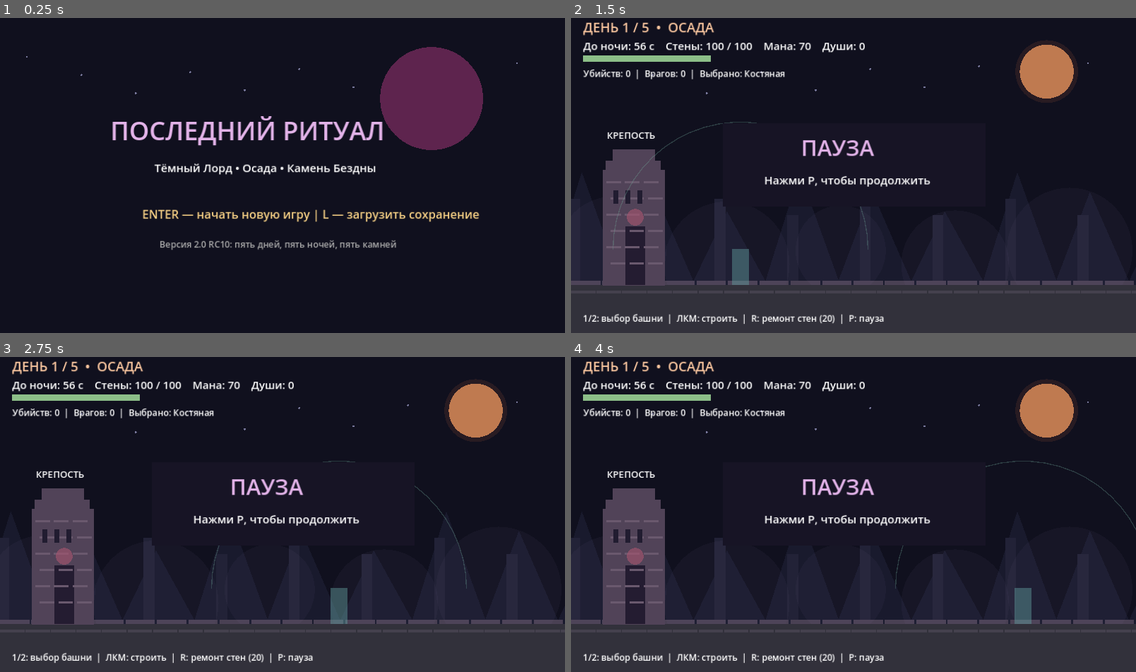
Above: before the commit, frames 1-4 (two rows, left to right).
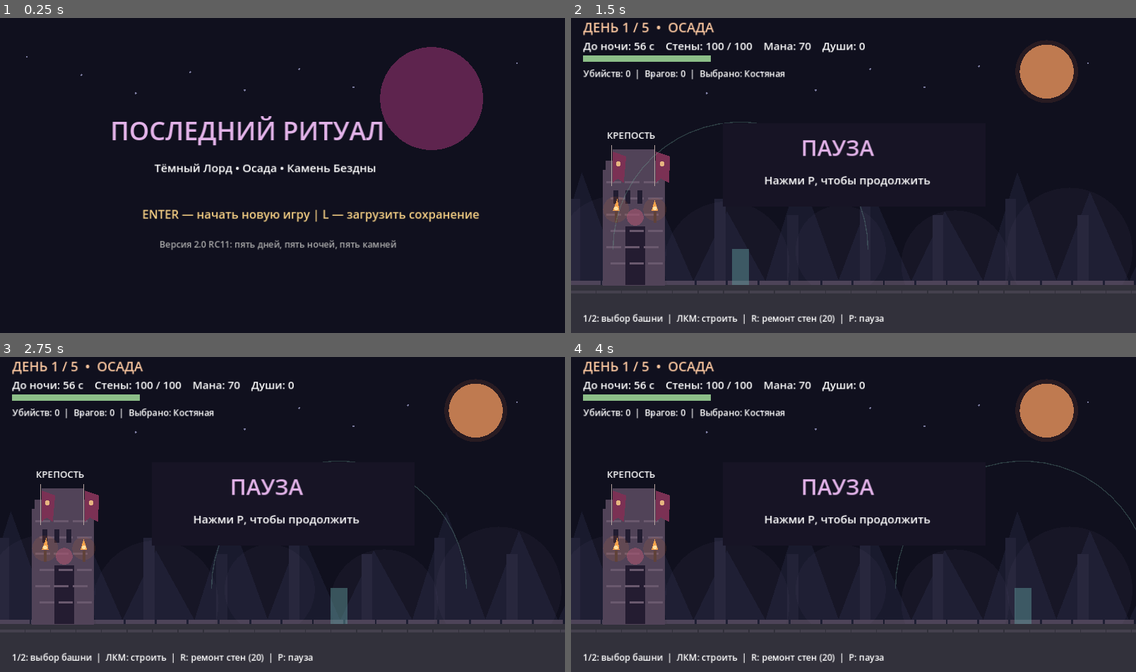
Above: after the commit, the same moments.

Repository: DoctorStrangeSH/Last-Ritual
Game: Godot game, scene res://scenes/main.tscn
The game is run twice, just before and just after one commit, with the same random seed, the same clock (stepped at 60 frames per second) and the same inputs.
Inputs (mouse positions are in pixels of both pictures, inside the frame that each line leads up to):
- Up to frame 1 (0.25 s): no input
- Up to frame 2 (1.5 s): tap Enter (ui_accept) at 0.5, 0.77, 1.25 s; move the mouse to (977, 159) at 0.52 s; hold Right (ui_right) 0.53-1.28 s; tap P at 0.6 s; click (977, 159) at 0.67 s; move the mouse to (740, 191) at 1.27 s; hold Left (ui_left) from 1.28 s (still down); tap L at 1.35 s
- Up to frame 3 (2.75 s): tap Enter (ui_accept) at 1.52, 2 s; move the mouse to (339, 442) at 2.02 s; release Left (ui_left) at 2.03 s; hold Right (ui_right) from 2.03 s (still down); tap Keypad Enter at 2.1 s
- Up to frame 4 (4 s): tap Enter (ui_accept) at 2.75, 3.02, 3.5, 3.77 s; move the mouse to (825, 577) at 2.77 s; release Right (ui_right) at 2.78 s; hold W 2.78-3.53 s; tap R at 2.85 s; click (825, 577) at 2.92 s; move the mouse to (1023, 561) at 3.52 s; hold Left (ui_left) from 3.53 s (still down); tap 1 at 3.6 s

The runs differ from the first frame. In frame 1, less than 0.1% of the frame differs, in the area x 39-41%, y 70-73%; in frame 2, 0.5%; in frame 3, 0.5%, in the area x 7-18%, y 40-66%; in frame 4, 0.5%.

Commit message:
visuals: add waving banners torches and tower details

Diff:
--- a/scripts/main.gd
+++ b/scripts/main.gd
@@ -1,5 +1,5 @@
 extends Node2D
-## Last Ritual v2.0-rc10: atmospheric lighting and fog, Godot 4.2+
+## Last Ritual v2.0-rc11: fortress banners and torchlight, Godot 4.2+
 const W := 1152.0
 const H := 648.0
 const FLOOR := 550.0
@@ -713,7 +713,7 @@
         label("ПОСЛЕДНИЙ РИТУАЛ", 225, 255, 52, Color("e3b3e9"))
         label("Тёмный Лорд • Осада • Камень Бездны", 315, 320, 23)
         label("ENTER — начать новую игру | L — загрузить сохранение", 290, 415, 24, Color("f5cf84"))
-        label("Версия 2.0 RC10: пять дней, пять ночей, пять камней", 325, 474, 18, Color("aaaaaa"))
+        label("Версия 2.0 RC11: пять дней, пять ночей, пять камней", 325, 474, 18, Color("aaaaaa"))
         return
     if phase == "win" or phase == "lose":
         label("РИТУАЛ ЗАВЕРШЁН" if phase == "win" else "КРЕПОСТЬ ПАЛА", 300, 275, 48, Color("a9e4bc") if phase == "win" else Color("ff7777"))
@@ -751,10 +751,30 @@
                 box(Rect2(86 + j * 25, 357, 10, 28), Color("211c30"))
             draw_circle(Vector2(131, 412), 17, Color("aa5570", 0.6))
             label("КРЕПОСТЬ", 73, 252, 19)
+            # Cloth banners move gently; purely decorative, no physics or RNG.
+            for banner in range(2):
+                var bx := 83.0 + float(banner) * 88.0
+                var sway := sin(atmosphere_clock * 2.4 + float(banner) * 1.9) * 7.0
+                draw_line(Vector2(bx, 265), Vector2(bx, 349), Color("b7a4a0"), 2.0)
+                draw_colored_polygon(PackedVector2Array([Vector2(bx + 2, 278), Vector2(bx + 29 + sway * 0.35, 288), Vector2(bx + 23 + sway, 342), Vector2(bx + 12, 333), Vector2(bx + 2, 342)]), Color("7b3154"))
+                draw_circle(Vector2(bx + 13 + sway * 0.3, 303), 5.0, Color("e7b580"))
+            # Warm torch pools and animated flames along the fortress wall.
+            for torch in range(2):
+                var fx := 92.0 + float(torch) * 79.0
+                var flicker := sin(atmosphere_clock * 10.0 + float(torch) * 2.3)
+                draw_circle(Vector2(fx, 396), 24.0 + flicker * 3.0, Color(1.0, 0.48, 0.16, 0.10))
+                box(Rect2(fx - 3.0, 400, 6, 23), Color("604239"))
+                draw_colored_polygon(PackedVector2Array([Vector2(fx - 7.0, 399), Vector2(fx + flicker * 3.0, 377.0 - flicker * 3.0), Vector2(fx + 7.0, 399)]), Color("f6a24c"))
+                draw_circle(Vector2(fx, 394), 4.0, Color("ffe0a0"))
             for tower in towers:
                 var tx: float = tower["x"]
                 box(Rect2(tx - 17, FLOOR - 74, 34, 74), Color("9a8a9e") if tower["type"] == "bone" else Color("a65542"))
                 draw_circle(Vector2(tx, FLOOR - 82), 20, Color("8a8190") if float(tower.get("disabled", 0.0)) > 0.0 else (Color("8ad0d1") if tower["type"] == "bone" else Color("ff965d")))
+                box(Rect2(tx - 21.0, FLOOR - 77.0, 42, 7), Color("4c4459"))
+                for crenel in range(3):
+                    box(Rect2(tx - 18.0 + float(crenel) * 13.0, FLOOR - 89.0, 9, 13), Color("85728b") if tower["type"] == "bone" else Color("904739"))
+                if float(tower.get("disabled", 0.0)) > 0.0:
+                    draw_line(Vector2(tx - 12, FLOOR - 96), Vector2(tx + 12, FLOOR - 72), Color("e1bac3"), 3.0)
             for e in enemies:
                 var ex: float = e["x"]
                 var enemy_color := Color("7adbe4") if e["kind"] == "saboteur" else (Color("edc265") if e["kind"] == "runner" else (Color("d66c69") if e["kind"] == "brute" else Color("b0af9b")))
